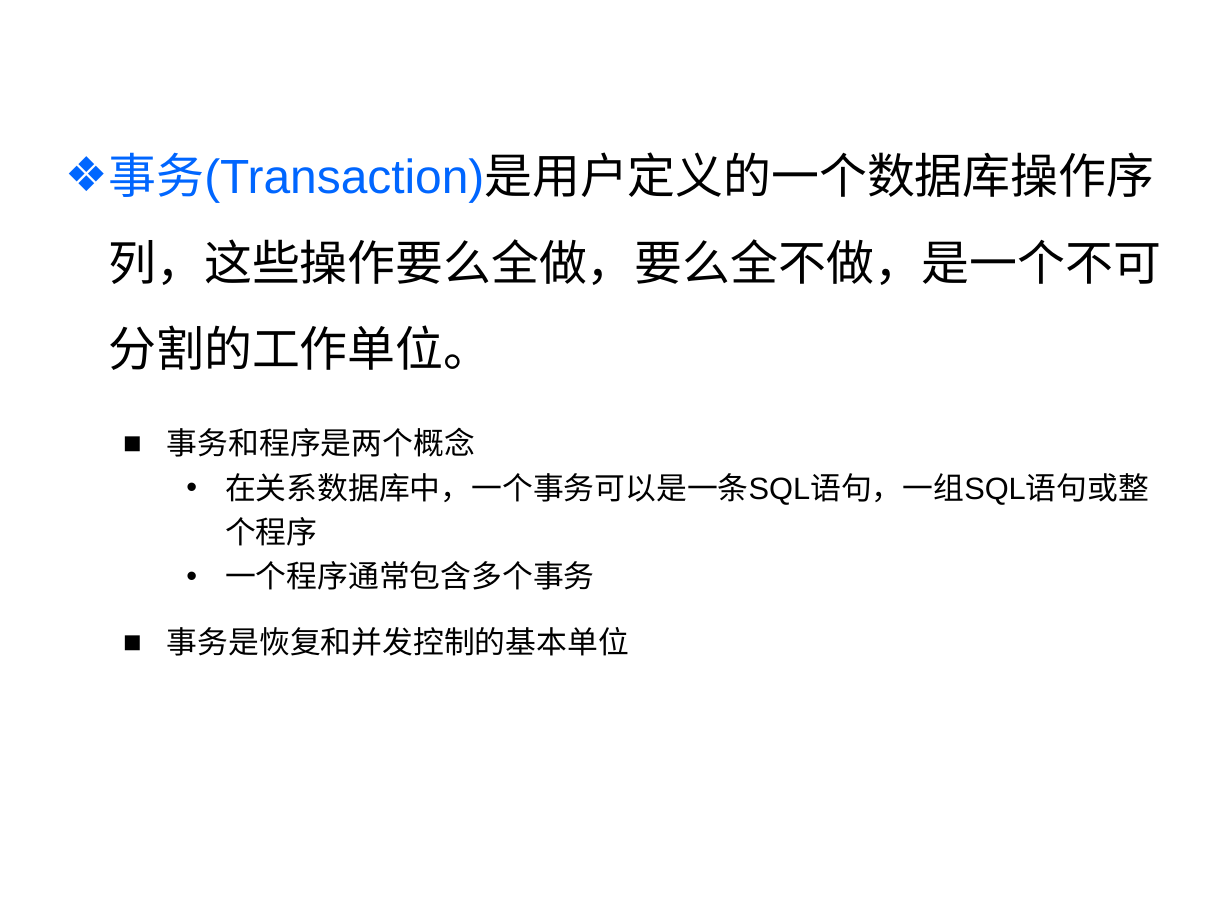
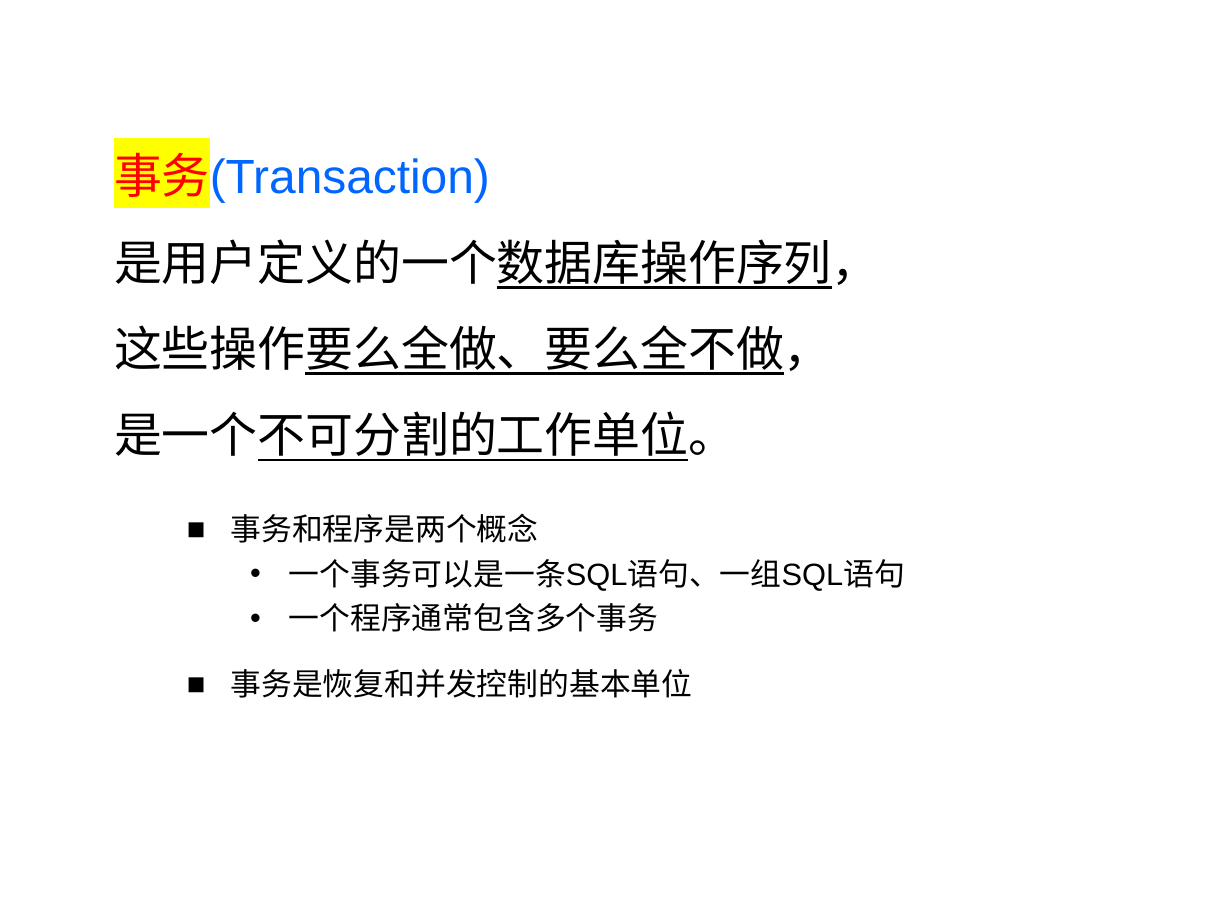
Before and after one commit to HBU/DataBase, a slide deck: slide 3 of PPT/PPT2020/DB第10章.pptx. Drawn at 1232x924 pixels with LibreOffice and Linux fonts; fonts in the diff are those of the drawing; background and template pictures are left out. Boxes give left, top, right and bottom in pixels: in the first picture for what was removed or moved away, otherwise in the second. Text is boxed around its words. In the diff, an @@ line names an element or a change of style, - is before the commit and + after.

```diff
--- a/PPT/PPT2020/DB第10章.pptx
+++ b/PPT/PPT2020/DB第10章.pptx
@@ text "事务(Transaction)": place and size @@
-text "事务(Transaction)" at bbox=[109, 152, 1162, 656]
+text "事务(Transaction)" at bbox=[114, 144, 905, 698]
@@ text at bbox=[114, 144, 880, 461]: text changed @@
-❖ 事务(Transaction)是用户定义的一个数据库操作序列，这些操作要么全做，要么全不做，是一个不可分割的工作单位。
+事务(Transaction)
+是用户定义的一个数据库操作序列，
+这些操作要么全做、要么全不做，
+是一个不可分割的工作单位。
@@ text at bbox=[289, 559, 905, 591]: text changed @@
-    • 在关系数据库中，一个事务可以是一条SQL语句，一组SQL语句或整个程序
+    • 一个事务可以是一条SQL语句、一组SQL语句
```
Also in this commit, not shown: 36 other slides changed, 2 slides removed, 7 other files.
